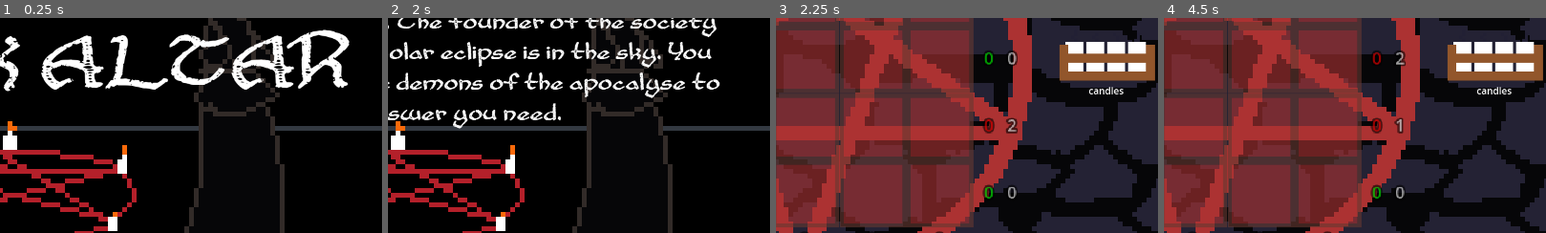
Above: before the commit, frames 1-4 (left to right).
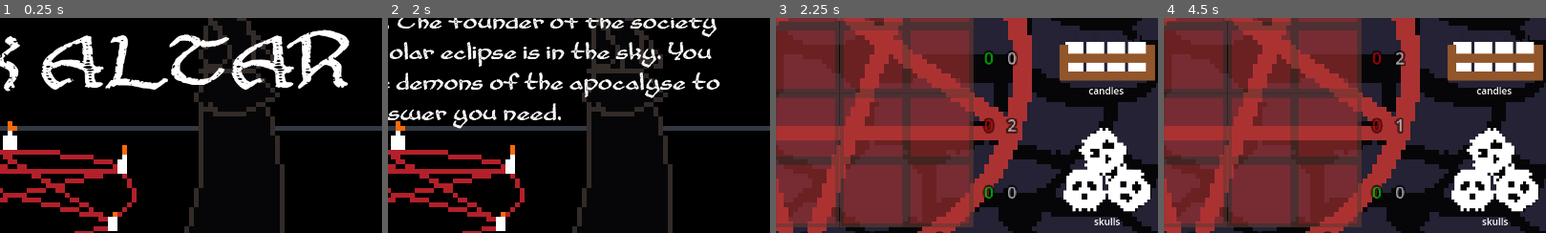
Above: after the commit, the same moments.

Repository: adrientremblay/ld55
Game: Godot game, scene res://scenes/title_screen.tscn
Same seed, same stepped clock (60 frames per second), same inputs: the game is played once before the commit and once after it.
Inputs (mouse positions are % of the whole screen's width and height, from its top left):
- Up to frame 1 (0.25 s): no input
- Up to frame 2 (2 s): tap Enter at 0.5, 1.25 s; move the mouse to (72, 45) at 0.52 s; press the mouse at (72, 45) at 0.53 s; move the mouse to (30, 55) at 1.27 s; release the mouse at (30, 55) at 1.28 s; click (30, 55) at 1.35 s
- Up to frame 3 (2.25 s): tap Enter at 2 s; move the mouse to (60, 28) at 2.02 s; press the mouse at (60, 28) at 2.03 s
- Up to frame 4 (4.5 s): tap Space (skip_level) at 2.75 s; move the mouse to (90, 47) at 2.77 s; release the mouse at (90, 47) at 2.78 s; click (90, 47) at 2.85 s; tap Enter at 3.5, 4.25 s; move the mouse to (80, 65) at 3.52 s; press the mouse at (80, 65) at 3.53 s; move the mouse to (20, 35) at 4.27 s; release the mouse at (20, 35) at 4.28 s; click (20, 35) at 4.35 s
The pictures show only the part of the screen within x 46-96%, y 38-88%; the shares and areas given below are measured in that part.

Frames 1-2 are identical in both runs. In frame 3, 5.3% of the frame differs, in the area x 75-98%, y 51-97%; in frame 4, 5.3%.

Commit message:
Implemented skull spawner

Diff:
--- a/scenes/main.tscn
+++ b/scenes/main.tscn
@@ -16,9 +16,6 @@
 modulate = Color(1, 1, 1, 0.611765)
 position = Vector2(364, 64)
 scale = Vector2(1.25, 1.25)
-
-[node name="ObjectSpawner" parent="." instance=ExtResource("3_r0mkk")]
-position = Vector2(1150, 300)
 
 [node name="TextureRect" type="TextureRect" parent="."]
 z_index = -2
@@ -40,6 +37,15 @@
 volume_db = -5.0
 autoplay = true
 
-[connection signal="altar_check" from="ObjectSpawner" to="." method="_on_object_spawner_altar_check"]
-[connection signal="spawn_object" from="ObjectSpawner" to="." method="_on_object_spawner_spawn_object"]
+[node name="CandleSpawner" parent="." instance=ExtResource("3_r0mkk")]
+position = Vector2(1150, 300)
+
+[node name="SkullSpawner" parent="." instance=ExtResource("3_r0mkk")]
+position = Vector2(1152, 519)
+type = 1
+
 [connection signal="next_level" from="DemonScene" to="." method="_on_demon_scene_next_level"]
+[connection signal="altar_check" from="CandleSpawner" to="." method="_on_object_spawner_altar_check"]
+[connection signal="spawn_object" from="CandleSpawner" to="." method="_on_object_spawner_spawn_object"]
+[connection signal="altar_check" from="SkullSpawner" to="." method="_on_object_spawner_altar_check"]
+[connection signal="spawn_object" from="SkullSpawner" to="." method="_on_object_spawner_spawn_object"]
--- a/scenes/offering.tscn
+++ b/scenes/offering.tscn
@@ -64,7 +64,7 @@
 [node name="AnimatedSprite2D" type="AnimatedSprite2D" parent="."]
 scale = Vector2(5, 5)
 sprite_frames = SubResource("SpriteFrames_6o3jd")
-animation = &"candle"
+animation = &"skull"
 
 [node name="ValueLabel" type="Label" parent="."]
 anchors_preset = 8
--- a/scripts/offering.gd
+++ b/scripts/offering.gd
@@ -29,7 +29,6 @@
 
 func _ready() -> void:
 	$AnimatedSprite2D.play()
-	set_type(type)
 	pass # Replace with function body.
 
 func _process(delta: float) -> void: # TODO: this func is a bit messy
--- a/scripts/offering_spawner.gd
+++ b/scripts/offering_spawner.gd
@@ -4,13 +4,21 @@
 
 var object_scene = preload("res://scenes/offering.tscn")
 var can_spawn = false
+@export var type: Offering.OfferingType = Offering.OfferingType.CANDLE
+var candles_texture: Texture2D = load("res://assets/images/candle_crate.png")
+var skulls_texture:Texture2D = load("res://assets/images/pile_of_bones.png")
 
 signal altar_check
 
 # Called when the node enters the scene tree for the first time.
 func _ready() -> void:
-	pass # Replace with function body.
-
+	match type:
+		Offering.OfferingType.CANDLE:
+			$Sprite2D.texture = candles_texture
+			$Label.text = "candles"
+		Offering.OfferingType.SKULL:
+			$Sprite2D.texture = skulls_texture
+			$Label.text = "skulls"
 
 # Called every frame. 'delta' is the elapsed time since the previous frame.
 func _process(delta: float) -> void:
@@ -19,6 +27,7 @@
 
 	if (Input.is_action_just_pressed("click") and can_spawn):
 		var object_instance = object_scene.instantiate()
+		object_instance.set_type(type)
 		object_instance.global_position = get_global_mouse_position()
 		object_instance.being_dragged = true
 		object_instance.check_if_puzzle_complete.connect(ask_altar_to_check_game_completion)
